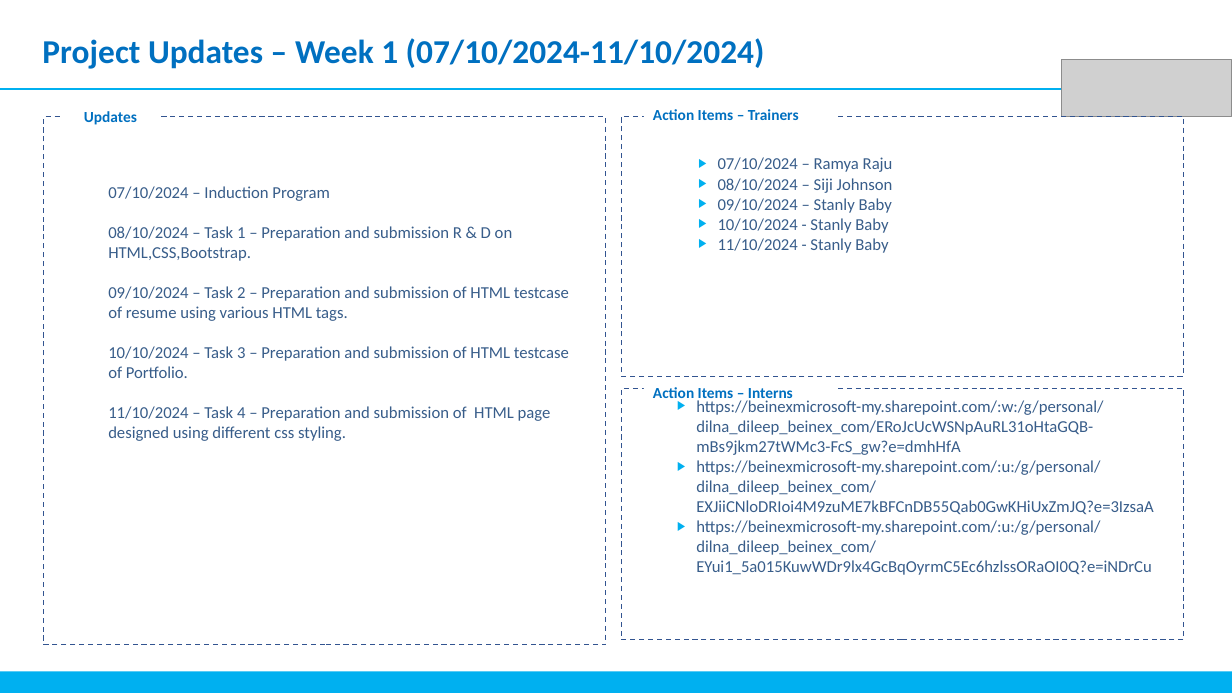
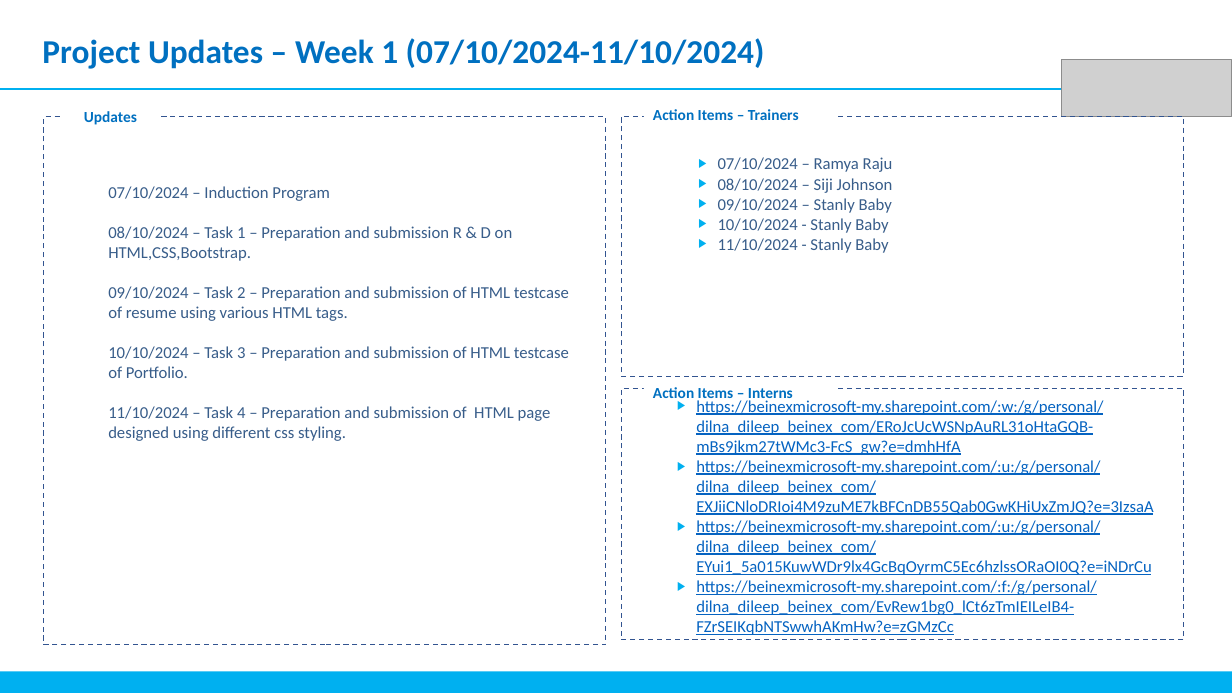
Before and after one commit to dilnadileep/FE-Internship, a slide deck: slide 5 of Weekly Status Update -Dilna Dileep.pptx (slide 4 before the commit). Drawn at 1232x693 pixels with LibreOffice and Linux fonts; fonts in the diff are those of the drawing; grey boxes stand for pictures. Boxes give left, top, right and bottom in pixels: in the first picture for what was removed or moved away, otherwise in the second. Text is boxed around its words. In the diff, an @@ line names an element or a change of style, - is before the commit and + after.

```diff
--- a/Weekly Status Update -Dilna Dileep.pptx
+++ b/Weekly Status Update -Dilna Dileep.pptx
@@ text at [696,400,1153,575]: text colour #385D8A to #0563C1, underline on in "https://beinexmicrosoft-my.sharepoint.com/:w:/g/personal/dil ...", "https://beinexmicrosoft-my.sharepoint.com/:u:/g/personal/dil ...", "https://beinexmicrosoft-my.sharepoint.com/:u:/g/personal/dil ..." @@
@@ text at [696,580,1097,635]: paragraph added @@
+    ▶ https://beinexmicrosoft-my.sharepoint.com/:f:/g/personal/dilna_dileep_beinex_com/EvRew1bg0_lCt6zTmIEILeIB4-FZrSEIKqbNTSwwhAKmHw?e=zGMzCc
```
Also in this commit, not shown: 2 other slides changed, 14 other files.
